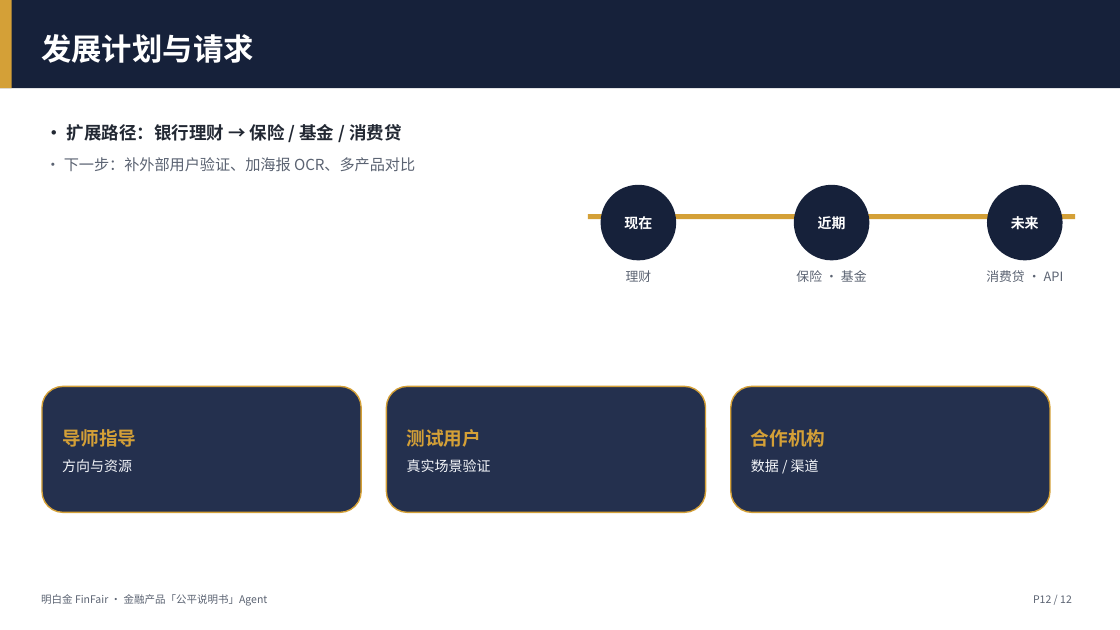
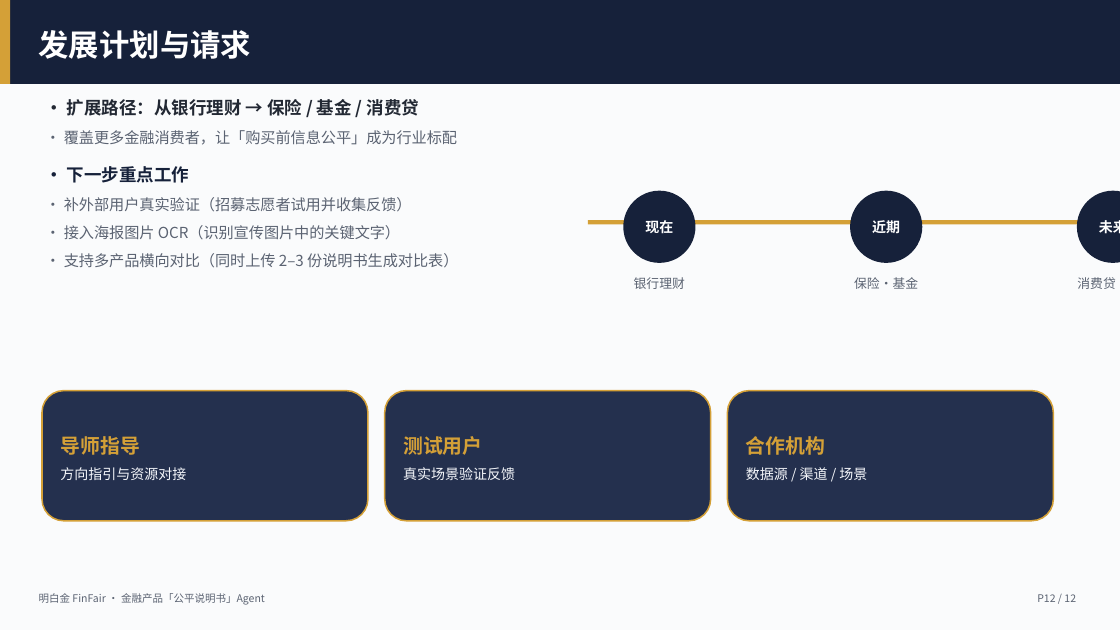
Before and after one commit to XiAn-07/FinFair, a slide deck: slide 12 of docs/商业计划书.pptx. Drawn at 1120x630 pixels with LibreOffice and Linux fonts; fonts in the diff are those of the drawing. Boxes give left, top, right and bottom in pixels: in the first picture for what was removed or moved away, otherwise in the second. Text is boxed around its words. In the diff, an @@ line names an element or a change of style, - is before the commit and + after.

```diff
--- a/docs/商业计划书.pptx
+++ b/docs/商业计划书.pptx
@@ background #FFFFFF to #FAFBFC @@
@@ rectangle: place and size @@
-rectangle at (0, 0, 1120, 88)
+rectangle at (0, 0, 1120, 84)
@@ rectangle: place and size @@
-rectangle at (0, 0, 12, 88)
+rectangle at (0, 0, 10, 84)
@@ text "发展计划与请求": place and size @@
-text "发展计划与请求" at (41, 34, 254, 63)
+text "发展计划与请求" at (39, 30, 252, 59)
@@ text at (64, 99, 458, 268): text changed @@
-• 扩展路径：银行理财 → 保险 / 基金 / 消费贷
-• 下一步：补外部用户验证、加海报 OCR、多产品对比
+• 扩展路径：从银行理财 → 保险 / 基金 / 消费贷
+• 覆盖更多金融消费者，让「购买前信息公平」成为行业标配
+• 下一步重点工作
+• 补外部用户真实验证（招募志愿者试用并收集反馈）
+• 接入海报图片 OCR（识别宣传图片中的关键文字）
+• 支持多产品横向对比（同时上传 2–3 份说明书生成对比表）
@@ ellipse "现在": place and size @@
-ellipse "现在" at (601, 185, 676, 260)
+ellipse "现在" at (623, 191, 696, 263)
@@ ellipse "近期": place and size @@
-ellipse "近期" at (794, 185, 870, 260)
+ellipse "近期" at (850, 191, 923, 263)
@@ line spacing 1 to 1.05 in 3 elements at (623, 191, 696, 263), (850, 191, 923, 263), (1077, 191, 1120, 263) @@
@@ ellipse "未来": place and size @@
-ellipse "未来" at (987, 185, 1063, 260)
+ellipse "未来" at (1077, 191, 1120, 263)
@@ rectangle: place and size @@
-rectangle at (588, 214, 1075, 219)
+rectangle at (588, 220, 1078, 224)
@@ text at (634, 277, 685, 289): text changed @@
-理财
+银行理财
@@ text at (854, 277, 918, 289): spaces changed @@
-保险 · 基金
+保险·基金
@@ text at (1077, 277, 1120, 289): spaces changed @@
-消费贷 · API
+消费贷·API
@@ outline #D4A037 1.2 pt to #D4A037 1.3 pt in 3 elements at (728, 391, 1054, 521), (385, 391, 711, 521), (42, 391, 368, 521) @@
@@ rounded rectangle: place and size @@
-rounded rectangle at (42, 386, 361, 513)
+rounded rectangle at (42, 391, 368, 521)
@@ rounded rectangle: place and size @@
-rounded rectangle at (386, 386, 706, 513)
+rounded rectangle at (385, 391, 711, 521)
@@ rounded rectangle: place and size @@
-rounded rectangle at (731, 386, 1050, 513)
+rounded rectangle at (728, 391, 1054, 521)
@@ text at (60, 436, 139, 455): size 16 to 17 pt in "导师指导" @@
@@ text at (403, 436, 482, 455): size 16 to 17 pt in "测试用户" @@
@@ text at (746, 436, 825, 455): size 16 to 17 pt in "合作机构" @@
@@ text at (60, 467, 186, 480): text changed @@
-方向与资源
+方向指引与资源对接
@@ text at (403, 467, 515, 480): text changed @@
-真实场景验证
+真实场景验证反馈
@@ text at (746, 467, 867, 480): text changed @@
-数据 / 渠道
+数据源 / 渠道 / 场景
@@ text "P12 / 12": place and size @@
-text "P12 / 12" at (1033, 595, 1072, 603)
+text "P12 / 12" at (1037, 594, 1076, 602)
```
Also in this commit, not shown: 11 other slides changed, 4 other files.
